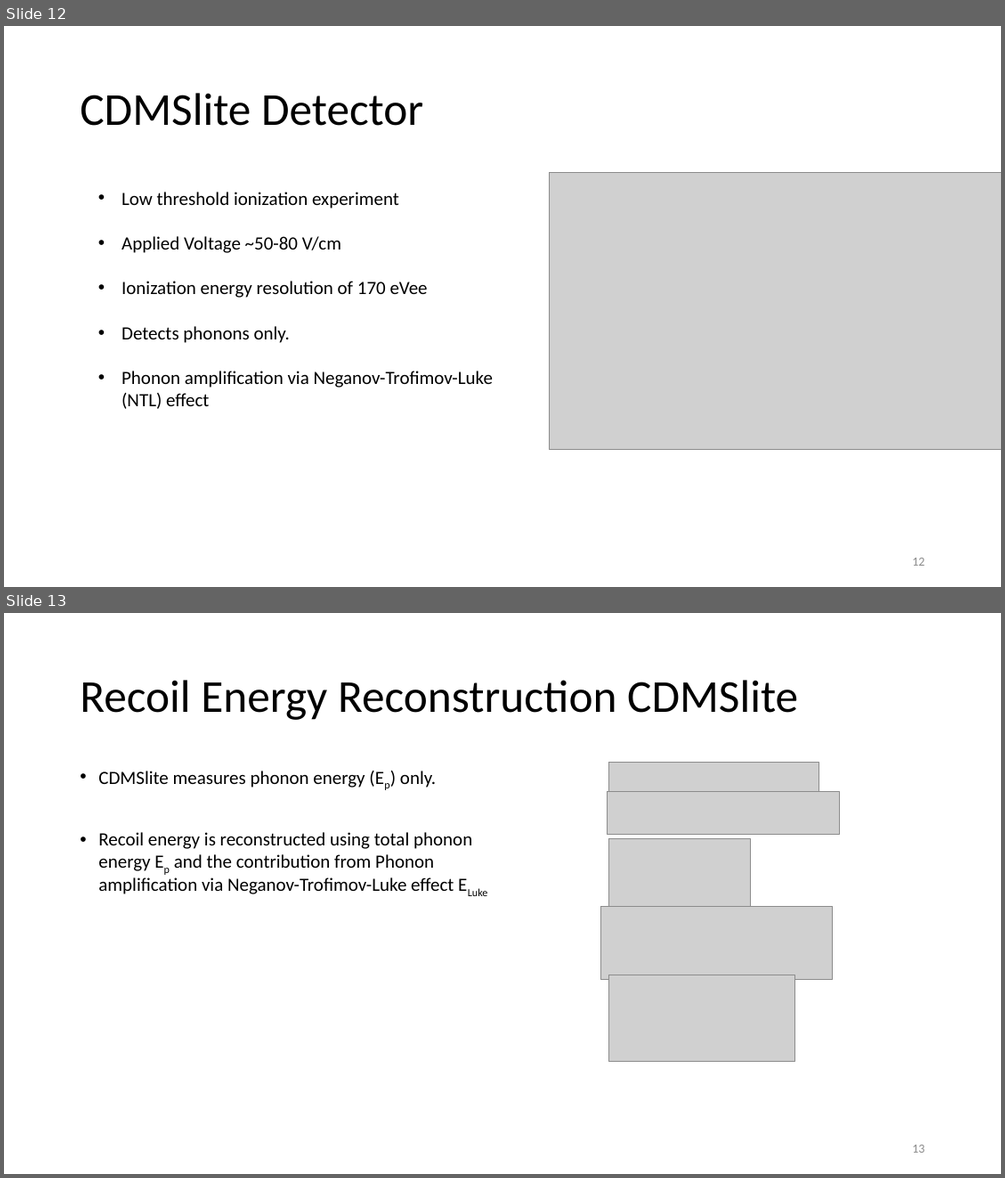
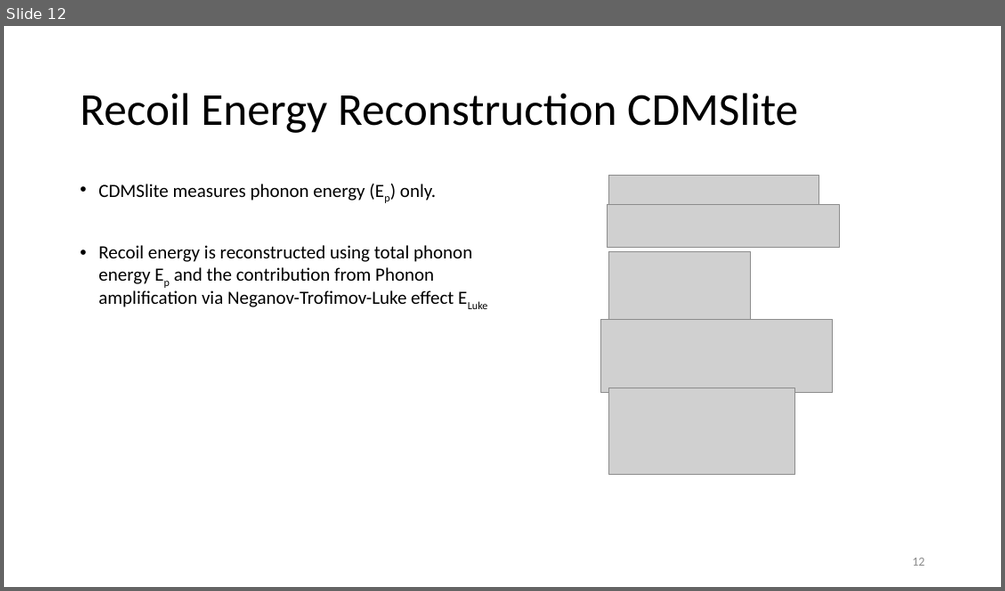
Before and after one commit to villaa/nrFano_Constraint, a slide deck: Mitch_Hawaii_talk. .pptx. Shown one above the other, each under a label of ours: slides 12 and 13 before the commit, slide 12 after it. The pictures are 1005x1178 and 1005x591 pixels, drawn with LibreOffice and Linux fonts; fonts in the diff are those of the drawing; grey boxes stand for pictures. Boxes give left, top, right and bottom in pixels: in the first picture for what was removed or moved away, otherwise in the second. Text is boxed around its words. In the diff, an @@ line names an element or a change of style, - is before the commit and + after.

```diff
--- a/Mitch_Hawaii_talk. .pptx
+++ b/Mitch_Hawaii_talk. .pptx
@@ slide 12 removed at (x1=4, y1=26, x2=1001, y2=587), background #FFFFFF @@
@@ title removed at (x1=80, y1=93, x2=423, y2=126) @@
-CDMSlite Detector
@@ picture removed at (x1=550, y1=173, x2=1001, y2=450) @@
@@ text removed at (x1=121, y1=192, x2=493, y2=409) @@
-• Low threshold ionization experiment
-• Applied Voltage ~50-80 V/cm
-• Ionization energy resolution of 170 eVee
-• Detects phonons only.
-• Phonon amplification via Neganov-Trofimov-Luke (NTL) effect
@@ page number removed at (x1=912, y1=557, x2=924, y2=565) @@
-12
@@ what was slide 13 is now slide 12 @@
```
Also in this commit, not shown: 2 slides changed, 3 slides added, 5 other slides removed, 4 other files.
